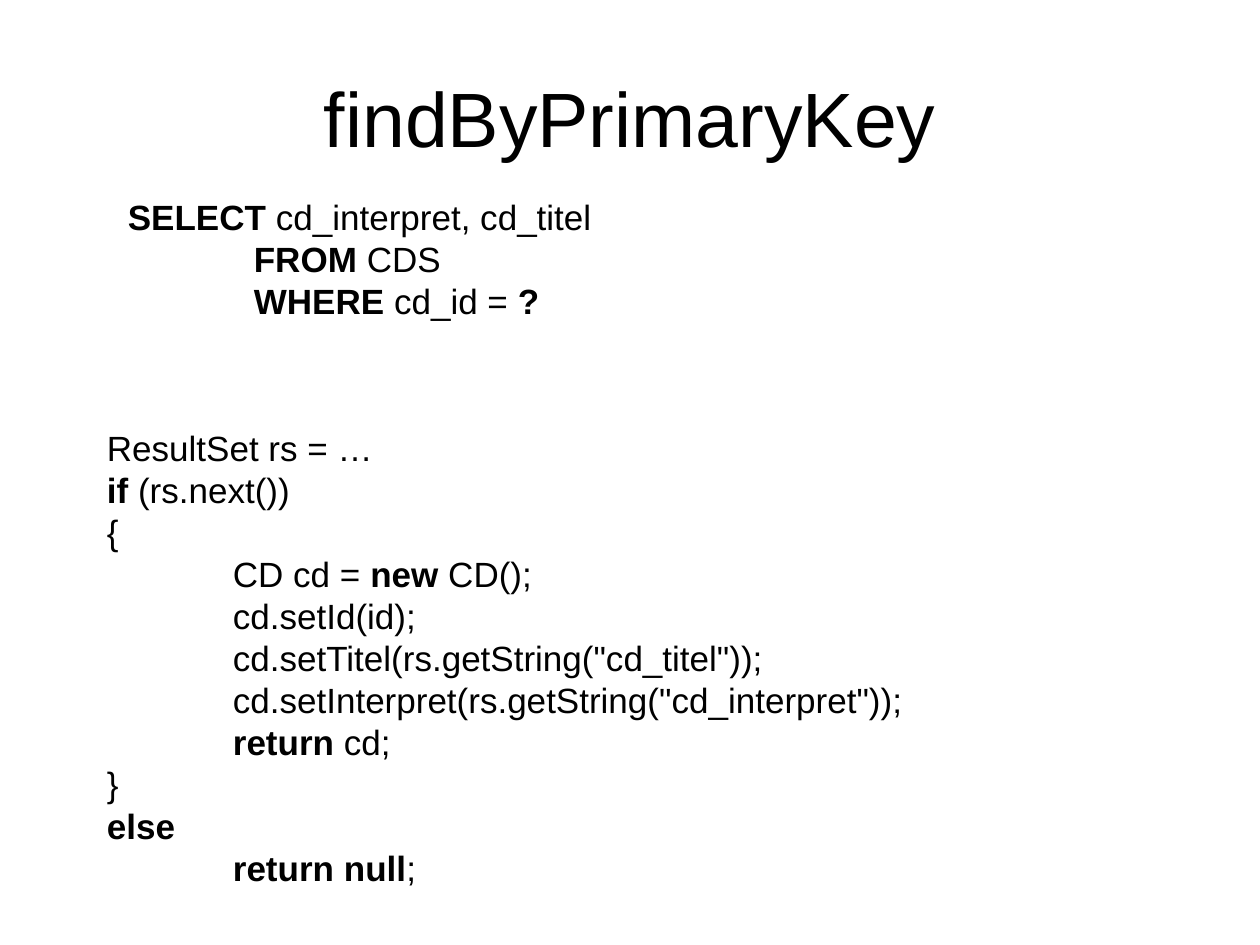
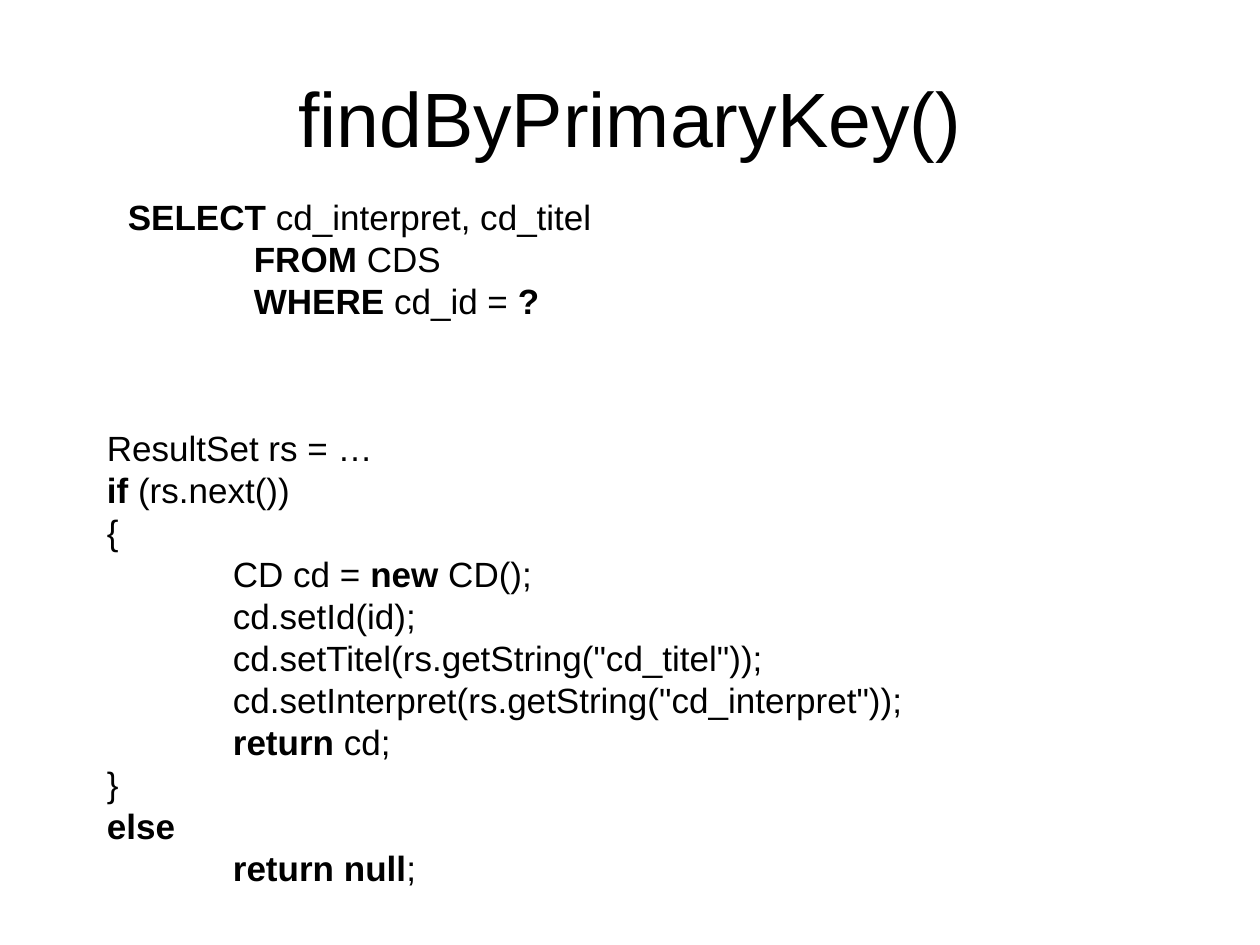
Before and after one commit to radlbauer/pr-gse, a slide deck: slide 7 of wiki/ppt/ORM.ppt. Drawn at 1260x945 pixels with LibreOffice and Linux fonts; fonts in the diff are those of the drawing. Boxes give left, top, right and bottom in pixels: in the first picture for what was removed or moved away, otherwise in the second. Text is boxed around its words. In the diff, an @@ line names an element or a change of style, - is before the commit and + after.

```diff
--- a/wiki/ppt/ORM.ppt
+++ b/wiki/ppt/ORM.ppt
@@ title at box(298, 91, 961, 162): text changed @@
-findByPrimaryKey
+findByPrimaryKey()
```
Also in this commit, not shown: 7 slides added, 13 other files.
